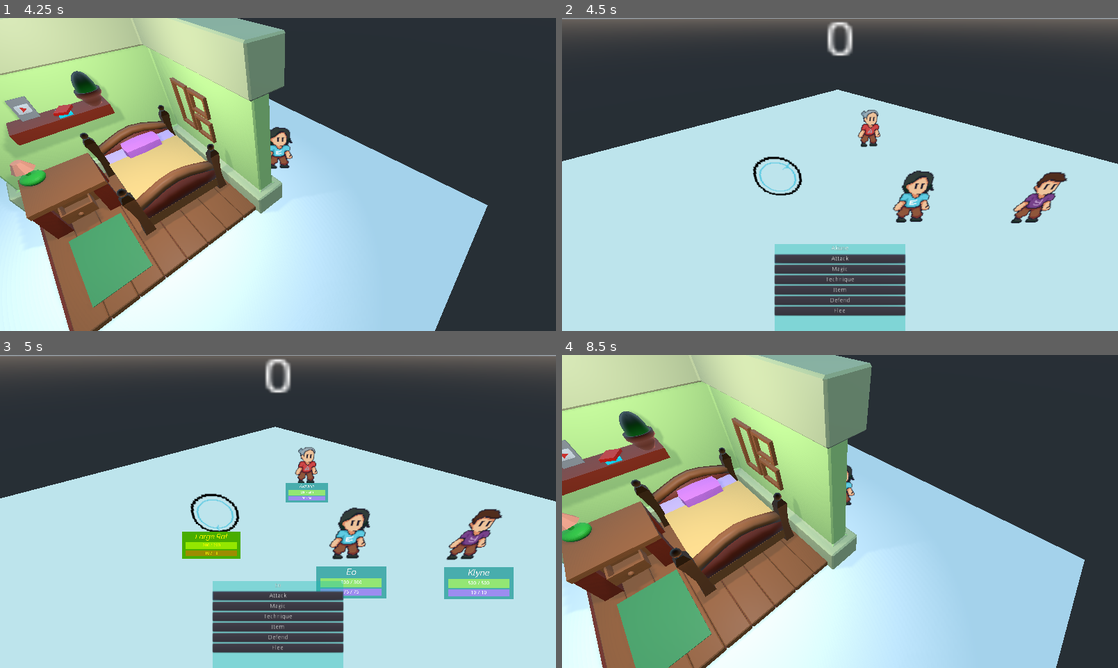
Above: before the commit, frames 1-4 (two rows, left to right).
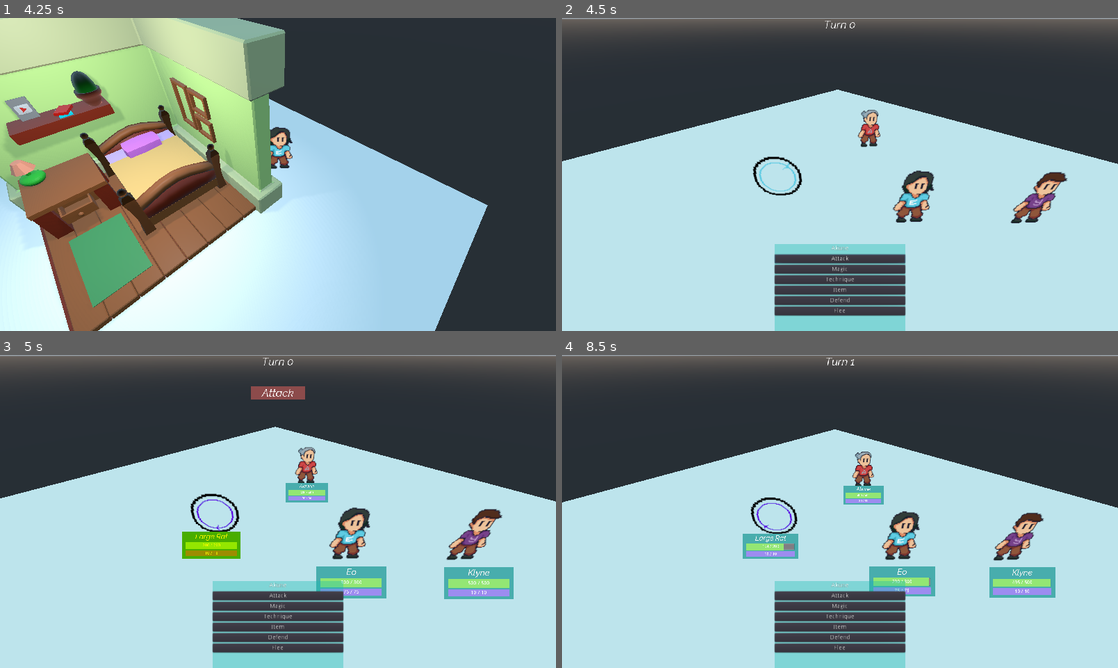
Above: after the commit, the same moments.

Repository: avsecam/aob
Game: Godot game, scene res://Scenes/Main.tscn
The game is run twice, just before and just after one commit, with the same random seed, the same clock (stepped at 60 frames per second) and the same inputs.
Inputs (mouse positions are in pixels of both pictures, inside the frame that each line leads up to):
- Up to frame 1 (4.25 s): tap Enter (ui_accept) at 0.5, 0.77, 0.8, 1.07, 1.35, 1.52, 1.82, 2.3, 3.02, 3.32, 3.6, 3.77, 4.07 s; hold Right (ui_right) 0.53-1.28 s; hold Shift (sprint) 0.53-1.28 s; hold Down (ui_down) 1.28-2.03 s; tap Shift (sprint) at 1.55, 2.85 s; hold Right (ui_right) 2.03-2.78 s; hold Shift (sprint) 2.03-2.78 s; hold Up (ui_up) 2.78-3.53 s; hold Left (ui_left) from 3.53 s (still down)
- Up to frame 2 (4.5 s): keep holding Left (ui_left); tap Shift (sprint) at 4.35 s
- Up to frame 3 (5 s): keep holding Left (ui_left); tap Enter (ui_accept) at 4.52, 4.82 s
- Up to frame 4 (8.5 s): release Left (ui_left) at 5 s; click "Attack" at 5 s; hold Down (ui_down) 5.78-6.5 s; hold Shift (sprint) 5.78-6.5 s; tap Enter (ui_accept) at 6.05, 7.35, 7.52, 7.82, 8.27, 8.3 s; click (940, 605) at 6.5 s, where only the run before the commit has a clickable "Fireball"; hold Right (ui_right) 7.28-8.03 s; tap Shift (sprint) at 7.55 s; hold Up (ui_up) from 8.03 s (still down); hold Shift (sprint) from 8.03 s (still down)

Frame 1 is identical in both runs. In frame 2, 0.4% of the frame differs, in the area x 47-53%, y 0-13%; in frame 3, 0.9%; in frame 4, 79%, in the area x 0-100%, y 0-100%.

Commit message:
Add simple targetting for enemy

Diff:
--- a/Scenes/Magic/Magic.gd
+++ b/Scenes/AutoLoad/Action/Magic.gd
@@ -1,11 +1,10 @@
 extends Node
-class_name Magics
 
 
 var fireball: Dictionary = {
 	"name": "Fireball",
 	"offensive": true,
-	"targetType": GameData.TargetType.GROUP,
+	"targetType": GameData.TargetType.SINGLE,
 	"damageType": GameData.DamageType.FIRE,
 	"damageMultiplier": 1
 }
--- /dev/null
+++ b/Scenes/AutoLoad/Action/Technique.gd
@@ -0,0 +1,15 @@
+extends Node
+
+
+var scratch: Dictionary = {
+	"name": "Scratch",
+	"offensive": true,
+	"targetType": GameData.TargetType.SINGLE,
+	"damageType": GameData.DamageType.PHYSICAL,
+	"damageMultiplier": 1.2
+}
+
+var techniques: Dictionary = {
+	# offensive
+	"scratch": scratch
+}
--- a/Scenes/Battle/Battle.gd
+++ b/Scenes/Battle/Battle.gd
@@ -4,7 +4,8 @@
 onready var heroPositions: Array = $Heroes.get_children()
 onready var enemyPositions: Array = $Enemies.get_children()
 onready var gui: Control = $CombatGUI
-onready var turnNumber: Label = $TurnNumber
+onready var turnNumberLabel: Label = $CombatGUI/TurnNumber
+onready var actionNameLabel: Label = $CombatGUI/ActionName
 onready var combatOptions: CombatOptions = $CombatGUI/CombatOptions
 
 var characterPositions: Array # Contains enemyPositions + heroPositions
@@ -25,6 +26,7 @@
 	PlayerData.inBattle = true
 
 	_add_participants()
+	_send_characterInfo_to_enemies()
 	_set_turn_order()
 	_set_combat_options()
 	_set_character_signals()
@@ -35,18 +37,24 @@
 	_set_suboptions_signals()
 
 
-func _enter_target_select(info: Dictionary):
+func _enter_target_select(info: Dictionary, selectedTargets: Array = []):
 	actionInfo = info
 	combatOptions.attackButton.release_focus()
 
-	match(actionInfo["targetType"]):
-		GameData.TargetType.SINGLE:
-			targets.append(characterPositions[0])
-		GameData.TargetType.GROUP:
-			if actionInfo["offensive"]:
-				targets.append_array(enemyPositions)
-			else:
-				targets.append_array(heroPositions)
+	if selectedTargets != []:
+		targets = selectedTargets
+		_confirm_action()
+	else:
+		match(actionInfo["targetType"]):
+			GameData.TargetType.SINGLE:
+				targets.append(characterPositions[0])
+			GameData.TargetType.GROUP:
+				if actionInfo["offensive"]:
+					targets.append_array(enemyPositions)
+				else:
+					targets.append_array(heroPositions)
+			GameData.TargetType.ALL:
+				targets.append_array(characterPositions)
 
 	_refresh_target_selection()
 	inTargetSelect = true
@@ -90,17 +98,28 @@
 		target.get_child(0).isSelected = true
 
 
-func _confirm_action(target: Spatial):
-	target.get_child(0).affect(actionInfo)
+func _confirm_action():
+	actionNameLabel.text = actionInfo["name"]
+	actionNameLabel.visible = true
+
+	for target in targets:
+		target.get_child(0).affect(actionInfo)
+
 	combatOptions.subContainer.visible = false
 	combatOptions.clear_sub_container()
+	yield(get_tree().create_timer(0.7),"timeout")
+	actionNameLabel.text = ""
+	actionNameLabel.visible = false
+	_exit_target_select()
+	yield(get_tree().create_timer(0.1),"timeout")
+	_next_turn()
 
 
 func _add_participants():
 	var combatCharacter: Spatial
 	var heroes: Array = PlayerData.activeHeroes
 	var enemies: Array = EncounterHandler.enemies
-	var newEnemy: Enemy
+	var newEnemy: Enemy # remove in the future
 	var i: int = 0
 	while i < heroes.size():
 		combatCharacter = load("res://Scenes/Battle/CombatCharacter.tscn").instance()
@@ -115,7 +134,6 @@
 	while i < enemies.size():
 		combatCharacter = load("res://Scenes/Battle/CombatCharacter.tscn").instance()
 		newEnemy = load(enemies[i]).instance()
-		print(newEnemy.name)
 		combatCharacter.add_child(newEnemy)
 		combatCharacter.character = newEnemy
 		enemyPositions[i].add_child(combatCharacter)
@@ -134,14 +152,23 @@
 	characterPositions = enemyPositions + heroPositions
 
 
+# send all combatants to enemies for targeting
+func _send_characterInfo_to_enemies():
+	var characterInfo: Array
+	for character in characterPositions:
+		characterInfo.append([character, character.get_child(0).characterStats])
+	for enemy in enemyPositions:
+		enemy.get_child(0).character.characterInfo = characterInfo
+		enemy.get_child(0).character.set_characterInfo()
+
+
 # Call at start and when turnOrder is empty (AKA turn order finished)
 func _set_turn_order():
 	turns += 1
-	turnNumber.text = String(turns)
+	turnNumberLabel.text = "Turn %s" % turns
 	turnOrder = []
-	for character in heroPositions + enemyPositions:
+	for character in characterPositions:
 		turnOrder.append(character)
-	turnOrder.pop_back()
 	turnOrder.sort_custom(SortBySpeed, "_sort_speed")
 	currentCharacterPosition = turnOrder[0]
 
@@ -156,6 +183,8 @@
 		currentCharacterPosition = turnOrder[0]
 	_set_options_signals()
 	_set_combat_options()
+	if !currentCharacterPosition.get_child(0).isHero:
+		currentCharacterPosition.get_child(0).action()
 
 
 # Show combat options or not
@@ -182,44 +211,33 @@
 
 # set/unset signals for ATTACK, DEFEND, FLEE
 func _set_options_signals():
-	combatOptions.attackButton.connect("pressed", currentCharacterPosition.get_child(0), "attack")
+	var character = currentCharacterPosition.get_child(0)
+	combatOptions.attackButton.connect("pressed", character, "action", [combatOptions.attackButton])
 	combatOptions.defendButton
 	combatOptions.fleeButton.connect("pressed", self, "_exit_battle")
 
-	currentCharacterPosition.get_child(0).connect("attack", self, "_enter_target_select")
-	currentCharacterPosition.get_child(0).connect("magic", self, "_enter_target_select")
+	if character.isHero:
+		character.connect("attackReadied", self, "_enter_target_select")
+		character.connect("magicReadied", self, "_enter_target_select")
+	else:
+		character.connect("attackReadied", self, "_enter_target_select")
+		character.connect("magicReadied", self, "_enter_target_select")
 func _unset_options_signals():
-	combatOptions.attackButton.disconnect("pressed", currentCharacterPosition.get_child(0), "attack")
+	combatOptions.attackButton.disconnect("pressed", currentCharacterPosition.get_child(0), "action")
 	combatOptions.defendButton
 	combatOptions.fleeButton.disconnect("pressed", self, "_exit_battle")
 
-	currentCharacterPosition.get_child(0).disconnect("attack", self, "_enter_target_select")
-	currentCharacterPosition.get_child(0).disconnect("magic", self, "_enter_target_select")
-
-
-# set/unset signals for MAGICS and TECHNIQUES
+	currentCharacterPosition.get_child(0).disconnect("attackReadied", self, "_enter_target_select")
+	currentCharacterPosition.get_child(0).disconnect("magicReadied", self, "_enter_target_select")
+
+
+# set/unset signals for MAGICS, TECHNIQUES, and ITEMS
 func _set_suboptions_signals():
-	var character = currentCharacterPosition.get_child(0)
-	if combatOptions.currentSubContainer == combatOptions.magicButton:
-		for button in combatOptions.subContainerButtons:
-			button.connect("pressed", character, "magic", [button.text.to_lower()])
-	elif combatOptions.currentSubContainer == combatOptions.techniqueButton:
-		for button in combatOptions.subContainerButtons:
-			button.connect("pressed", character, "technique", [button.text.to_lower()])
-	elif combatOptions.currentSubContainer == combatOptions.itemButton:
-		for button in combatOptions.subContainerButtons:
-			button.connect("pressed", character, "item", [button.text.to_lower()])
+	for button in combatOptions.subContainerButtons:
+		button.connect("pressed", currentCharacterPosition.get_child(0), "action", [button, combatOptions.currentSubContainer.text])
 func _unset_suboptions_signals():
-	var character = currentCharacterPosition.get_child(0)
-	if combatOptions.currentSubContainer == combatOptions.magicButton:
-		for button in combatOptions.subContainerButtons:
-			button.disconnect("pressed", character, "magic")
-	elif combatOptions.currentSubContainer == combatOptions.techniqueButton:
-		for button in combatOptions.subContainerButtons:
-			button.disconnect("pressed", character, "technique")
-	elif combatOptions.currentSubContainer == combatOptions.itemButton:
-		for button in combatOptions.subContainerButtons:
-			button.disconnect("pressed", character, "item")
+	for button in combatOptions.subContainerButtons:
+		button.disconnect("pressed", currentCharacterPosition.get_child(0), "action")
 
 
 func _refresh_heroPositions():
@@ -255,10 +273,7 @@
 
 		# Confirming target
 		if Input.is_action_just_pressed("ui_accept"):
-			for target in targets:
-				_confirm_action(target)
-			_exit_target_select()
-			_next_turn()
+			_confirm_action()
 
 		# Cancel
 		elif Input.is_action_just_pressed("ui_cancel"):
--- a/Scenes/Battle/Battle.tscn
+++ b/Scenes/Battle/Battle.tscn
@@ -1,8 +1,9 @@
-[gd_scene load_steps=6 format=2]
+[gd_scene load_steps=7 format=2]
 
 [ext_resource path="res://Scenes/Battle/Battle.gd" type="Script" id=1]
 [ext_resource path="res://Scenes/Battle/CombatOptions.tscn" type="PackedScene" id=2]
 [ext_resource path="res://Scenes/Battle/BattleCamera.tscn" type="PackedScene" id=3]
+[ext_resource path="res://Assets/TitleFont.tres" type="DynamicFont" id=4]
 
 [sub_resource type="BoxShape" id=1]
 extents = Vector3( 30, 1, 30 )
@@ -34,63 +35,101 @@
 [node name="Heroes" type="Spatial" parent="."]
 transform = Transform( 1, 0, 0, 0, 1, 0, 0, 0, 1, 10.3045, 0, -0.122766 )
 
-[node name="Hero1" type="Position3D" parent="Heroes"]
+[node name="Hero1" type="Position3D" parent="Heroes" groups=[
+"HeroPositions",
+]]
 transform = Transform( 1, 0, 0, 0, 1, 0, 0, 0, 1, 1.7361, 0, 2.09251 )
 
-[node name="Hero2" type="Position3D" parent="Heroes"]
+[node name="Hero2" type="Position3D" parent="Heroes" groups=[
+"HeroPositions",
+]]
 transform = Transform( 1, 0, 0, 0, 1, 0, 0, 0, 1, -10.6087, 0, -7.15624 )
 
-[node name="Hero3" type="Position3D" parent="Heroes"]
+[node name="Hero3" type="Position3D" parent="Heroes" groups=[
+"HeroPositions",
+]]
 transform = Transform( 1, 0, 0, 0, 1, 0, 0, 0, 1, 9.48861, 0, -5.54119 )
 
-[node name="Hero4" type="Position3D" parent="Heroes"]
+[node name="Hero4" type="Position3D" parent="Heroes" groups=[
+"HeroPositions",
+]]
 transform = Transform( 1, 0, 0, 0, 1, 0, 0, 0, 1, 0.661413, -1.90735e-06, -15.1953 )
 
 [node name="Enemies" type="Spatial" parent="."]
 transform = Transform( 1, 0, 0, 0, 1, 0, 0, 0, 1, 0.179176, -1.90735e-06, 9.27264 )
 
-[node name="Enemy1" type="Position3D" parent="Enemies"]
+[node name="Enemy1" type="Position3D" parent="Enemies" groups=[
+"EnemyPositions",
+]]
 transform = Transform( 1, 0, 0, 0, 1, 0, 0, 0, 1, -0.643766, -1.90735e-06, -1.25651 )
 
-[node name="Enemy2" type="Position3D" parent="Enemies"]
+[node name="Enemy2" type="Position3D" parent="Enemies" groups=[
+"EnemyPositions",
+]]
 transform = Transform( 1, 0, 0, 0, 1, 0, 0, 0, 1, -15.389, 0, 9.6223 )
 
-[node name="Enemy3" type="Position3D" parent="Enemies"]
+[node name="Enemy3" type="Position3D" parent="Enemies" groups=[
+"EnemyPositions",
+]]
 transform = Transform( 1, 0, 0, 0, 1, 0, 0, 0, 1, -14.8922, 1.90735e-06, -1.25014 )
 
-[node name="Enemy4" type="Position3D" parent="Enemies"]
+[node name="Enemy4" type="Position3D" parent="Enemies" groups=[
+"EnemyPositions",
+]]
 transform = Transform( 1, 0, 0, 0, 1, 0, 0, 0, 1, -0.761061, 0, 8.86215 )
 
 [node name="BattleCamera" parent="." instance=ExtResource( 3 )]
 
-[node name="TurnNumber" type="Label" parent="."]
+[node name="CombatGUI" type="Control" parent="."]
 anchor_right = 1.0
-margin_right = -1152.0
-margin_bottom = 14.0
-grow_horizontal = 2
-grow_vertical = 2
-rect_scale = Vector2( 10, 8 )
-text = "asdasdasd"
-align = 1
+anchor_bottom = 1.0
 __meta__ = {
 "_edit_lock_": true,
 "_edit_use_anchors_": false
 }
 
-[node name="CombatGUI" type="Control" parent="."]
-anchor_top = 1.0
+[node name="TurnNumber" type="Label" parent="CombatGUI"]
 anchor_right = 1.0
-anchor_bottom = 1.0
-margin_top = -200.0
+margin_bottom = 30.0
+grow_horizontal = 2
+grow_vertical = 2
+custom_fonts/font = ExtResource( 4 )
+text = "Turn -1"
+align = 1
 __meta__ = {
-"_edit_group_": true,
-"_edit_lock_": true,
 "_edit_use_anchors_": false
 }
 
+[node name="ActionName" type="Label" parent="CombatGUI"]
+visible = false
+anchor_right = 1.0
+margin_top = 71.7345
+margin_bottom = 101.734
+grow_horizontal = 2
+grow_vertical = 2
+custom_fonts/font = ExtResource( 4 )
+text = "Action"
+align = 1
+__meta__ = {
+"_edit_use_anchors_": false
+}
+
+[node name="ColorRect" type="ColorRect" parent="CombatGUI/ActionName"]
+show_behind_parent = true
+anchor_left = 0.451562
+anchor_right = 0.549219
+anchor_bottom = 1.0
+color = Color( 0.552941, 0.298039, 0.298039, 1 )
+__meta__ = {
+"_edit_use_anchors_": true
+}
+
 [node name="CombatOptions" parent="CombatGUI" instance=ExtResource( 2 )]
-anchor_right = 0.0
-anchor_bottom = 0.0
-margin_left = 490.0
-margin_right = 790.0
-margin_bottom = 200.0
+anchor_left = 0.5
+anchor_top = 1.0
+anchor_right = 0.5
+anchor_bottom = 1.0
+margin_left = -150.0
+margin_top = -200.0
+margin_right = 150.0
+margin_bottom = 0.0
--- a/Scenes/Battle/CombatCharacter.gd
+++ b/Scenes/Battle/CombatCharacter.gd
@@ -2,8 +2,9 @@
 class_name CombatCharacter
 
 
-signal attack(info)
-signal magic(info)
+signal attackReadied(info)
+signal magicReadied(info)
+signal techniqueReadied(info)
 signal damaged()
 signal downed()
 
@@ -29,6 +30,8 @@
 	_update_health_bar()
 	_update_resource_bar()
 
+	if !isHero:
+		character.connect("actionReadied", self, "_on_enemy_readied")
 
 func _physics_process(_delta):
 	if isSelected:
@@ -47,44 +50,65 @@
 	resourceBar.get_node("Label").text = "%d / %d" % [characterStats.currentResource, characterStats.maxResource]
 
 
-func attack():
-	print("%s is attacking..." % characterStats.characterName)
+# contains readying attack, magic, technique, and item
+func action(action: Button = Button.new(), category: String = ""):
+	if !isHero:
+		character.action()
+		return
+
 	var actionInfo: Dictionary = {
-		"source": character,
-		"offensive": true,
-		"targetType": GameData.TargetType.SINGLE,
-		"damageType": GameData.DamageType.PHYSICAL,
-		"damage": characterStats.attackPhys
+		"source": character
 	}
-	emit_signal("attack", actionInfo)
+
+	if action.text.to_lower() == "attack": # Attack
+		print("%s is attacking..." % characterStats.characterName)
+		actionInfo["name"] = "Attack"
+		actionInfo["offensive"] = true
+		actionInfo["targetType"] = GameData.TargetType.SINGLE
+		actionInfo["damageType"] = GameData.DamageType.PHYSICAL
+		actionInfo["damage"] = characterStats.attackPhys
+		emit_signal("attackReadied", actionInfo)
+
+	else:
+		var actionInfoRaw: Dictionary
+		match(category.to_lower()):
+			"magic":
+				print("%s is casting %s..." % [characterStats.characterName, action.text])
+				actionInfoRaw = Magic.magics[action.text.to_lower()]
+				actionInfo["damage"] = characterStats.attackElem * actionInfoRaw["damageMultiplier"]
+
+			"technique":
+				print("%s is readying %s..." % [characterStats.characterName, action.text])
+				actionInfoRaw = Technique.techniques[action.text.to_lower()]
+				actionInfo["damage"] = characterStats.attackPhys * actionInfoRaw["damageMultiplier"]
+
+		actionInfo["name"] = actionInfoRaw["name"]
+		actionInfo["offensive"] = actionInfoRaw["offensive"]
+		actionInfo["targetType"] = actionInfoRaw["targetType"]
+		actionInfo["damageType"] = actionInfoRaw["damageType"]
+
+		match(category.to_lower()):
+			"magic": emit_signal("magicReadied", actionInfo)
+			"technique": emit_signal("techniqueReadied", actionInfo)
 
 
-func magic(spell: String):
-	print("%s is casting %s..." % [characterStats.characterName, spell])
-	var actionInfoRaw: Dictionary = Magic.magics[spell.to_lower()]
-	var actionInfo: Dictionary = {
-		"source": character,
-		"offensive": actionInfoRaw["offensive"],
-		"targetType": actionInfoRaw["targetType"],
-		"damageType": actionInfoRaw["damageType"],
-		"damage": characterStats.attackElem *  actionInfoRaw["damageMultiplier"]
-	}
-	emit_signal("magic", actionInfo)
-
-
-func technique():
-	pass
-func item():
-	pass
+func _on_enemy_readied(actionType: int, actionInfo: Dictionary, selectedTargets: Array):
+	match(actionType):
+		GameData.ActionType.ATTACK:
+			emit_signal("attackReadied", actionInfo, selectedTargets)
+		GameData.ActionType.MAGIC:
+			emit_signal("magicReadied", actionInfo, selectedTargets)
+		GameData.ActionType.TECHNIQUE:
+			emit_signal("techniqueReadied", actionInfo, selectedTargets)
 
 
 func affect(actionInfo: Dictionary):
 	# check if physical or elemental damage
 	var finalDamage: int
 	if actionInfo["damageType"] == GameData.DamageType.PHYSICAL:
-		finalDamage = max(actionInfo["damage"] - (characterStats.defensePhys * 0.5), 1)
+		finalDamage = int(max(actionInfo["damage"] - (characterStats.defensePhys * 0.5), 1))
 	else:
-		finalDamage = max(actionInfo["damage"] - (characterStats.defenseElem * 0.5), 1)
+		finalDamage = int(max(actionInfo["damage"] - (characterStats.defenseElem * 0.5), 1))
 
 	emit_signal("damaged")
 	if characterStats.currentHealth - finalDamage <= 0:
--- a/Scenes/Character/CharacterStats.gd
+++ b/Scenes/Character/CharacterStats.gd
@@ -17,9 +17,6 @@
 export var evasion: int # dodge
 export var critMultiplier: float
 export var critChance: float
-export var xp: int
-export var weaknesses: Array
-export var resistances: Array
 
 # Both are arrays of strings
 export var magics: Array
--- a/Scenes/Character/Enemy/Enemy.gd
+++ b/Scenes/Character/Enemy/Enemy.gd
@@ -1,7 +1,141 @@
 extends "res://Scenes/Character/Character.gd"
 class_name Enemy
+
+
+signal actionReadied(actionType, actionInfo, selectedTargets)
+
+var characterInfo: Array # contains all combatant stats for targeting
+var heroInfo: Array
+var enemyInfo: Array
+var attackChance: float = 1
+var magicChance: float = 0.5
+var techniqueChance: float = 0.5
+#var itemChance: float = 0.3
+var actionTypeChances: Array = [
+	[GameData.ActionType.ATTACK, attackChance],
+	[GameData.ActionType.MAGIC, magicChance],
+	[GameData.ActionType.TECHNIQUE, techniqueChance]
+]
+
+var actionType: int
+var subAction: String # name of specific magic, technique, or item
 
 
 func _ready():
 	characterStats = load("%s%s.tres" % [GameData.enemyFolderPath, name])
 	characterStats.ready()
+
+	characterStats.techniques = [ # [name, weight]
+		["scratch", 0.5]
+	]
+
+	# clear chances if corresponding array is empty
+	if characterStats.magics == []:
+		actionTypeChances.erase([GameData.ActionType.MAGIC, magicChance])
+	if characterStats.techniques == []:
+		actionTypeChances.erase([GameData.ActionType.TECHNIQUE, techniqueChance])
+
+
+# contains readying attack, magic, technique, and item
+func action():
+	_choose_action()
+
+	var actionInfo: Dictionary = {
+		"source": self
+	}
+	var selectedTargets: Array
+
+	if actionType == GameData.ActionType.ATTACK: # Attack
+		print("%s is attacking..." % characterStats.characterName)
+		actionInfo["name"] = "Attack"
+		actionInfo["offensive"] = true
+		actionInfo["targetType"] = GameData.TargetType.SINGLE
+		actionInfo["damageType"] = GameData.DamageType.PHYSICAL
+		actionInfo["damage"] = characterStats.attackPhys
+		selectedTargets = _choose_target(actionInfo["targetType"])
+		emit_signal("actionReadied", actionType, actionInfo, selectedTargets)
+
+	else:
+		var category: int = actionType
+		var actionInfoRaw: Dictionary
+		match(category):
+			GameData.ActionType.MAGIC:
+				print("%s is casting %s..." % [characterStats.characterName, subAction])
+				actionInfoRaw = Magic.magics[subAction.to_lower()]
+				actionInfo["damage"] = characterStats.attackElem * actionInfoRaw["damageMultiplier"]
+			GameData.ActionType.TECHNIQUE:
+				print("%s is readying %s..." % [characterStats.characterName, subAction])
+				actionInfoRaw = Technique.techniques[subAction.to_lower()]
+				actionInfo["damage"] = characterStats.attackPhys * actionInfoRaw["damageMultiplier"]
+
+		actionInfo["name"] = actionInfoRaw["name"]
+		actionInfo["offensive"] = actionInfoRaw["offensive"]
+		actionInfo["targetType"] = actionInfoRaw["targetType"]
+		actionInfo["damageType"] = actionInfoRaw["damageType"]
+
+		match(category):
+			GameData.ActionType.MAGIC: emit_signal("actionReadied", actionType, actionInfo, selectedTargets)
+
+
+# choose what action to do
+func _choose_action():
+	# choose ActionType first
+	actionType = actionTypeChances[_rng_weighted(actionTypeChances)][0]
+
+	if actionType == GameData.ActionType.ATTACK:
+		return
+
+	# choose action if magic / technique
+	match(actionType):
+		GameData.ActionType.MAGIC:
+			subAction = characterStats.magics[_rng_weighted(characterStats.magics)][0]
+		GameData.ActionType.TECHNIQUE:
+			subAction = characterStats.techniques[_rng_weighted(characterStats.techniques)][0]
+
+
+# takes in an array of pairs: name and chance
+# returns the index of the selected pair
+func _rng_weighted(array: Array) -> int:
+	var rng: RandomNumberGenerator = RandomNumberGenerator.new()
+	var randomNumber: float
+	var weightSum: float = 0
+	var returnIndex: int = 0 # index of selected chance
+
+	for pair in array:
+		weightSum += pair[1]
+
+	rng.randomize()
+	rng.randf_range(0, weightSum)
+
+	while returnIndex < array.size():
+		if randomNumber < array[returnIndex][1]:
+			break
+		randomNumber -= array[returnIndex][1]
+
+	return returnIndex
+
+
+func _choose_target(targetType: int = GameData.TargetType.SINGLE) -> Array:
+	var selectedTargets: Array
+	match(targetType):
+		GameData.TargetType.SINGLE:
+			var targetIndex: int = randi() % heroInfo.size()
+			selectedTargets.append(heroInfo[targetIndex])
+		GameData.TargetType.GROUP:
+			selectedTargets = heroInfo
+		GameData.TargetType.ALL:
+			selectedTargets = characterInfo
+
+	return selectedTargets
+
+
+func set_characterInfo():
+	# sets the characterPOSITION only
+	for character in characterInfo:
+		if character[0].get_child(0).isHero: heroInfo.append(character[0])
+		else: enemyInfo.append(character[0])
+
+
+func _physics_process(delta):
+	if Input.is_action_just_pressed("sprint"):
+		print(characterInfo)
--- /dev/null
+++ b/Scenes/Character/Enemy/EnemyStats.gd
@@ -0,0 +1,6 @@
+extends "res://Scenes/Character/CharacterStats.gd"
+
+
+export var xpGain: int
+export var weaknesses: Array
+export var resistances: Array
--- a/Scenes/Character/Enemy/LargeRat.gd
+++ b/Scenes/Character/Enemy/LargeRat.gd
@@ -1,7 +1 @@
 extends "res://Scenes/Character/Enemy/Enemy.gd"
-
-
-var actions: Array = [
-	"Attack",
-	"Scratch"
-]
--- a/Scenes/Character/Enemy/LargeRat.tres
+++ b/Scenes/Character/Enemy/LargeRat.tres
@@ -13,12 +13,9 @@
 defensePhys = 15
 defenseElem = 15
 resilience = 10
-speed = 30
+speed = 25
 evasion = 0
 critMultiplier = 1.2
 critChance = 0.5
-xp = 0
-weaknesses = [  ]
-resistances = [  ]
 magics = [  ]
 techniques = [  ]
--- a/Scenes/Character/Hero/Akune.tres
+++ b/Scenes/Character/Hero/Akune.tres
@@ -1,6 +1,6 @@
 [gd_resource type="Resource" load_steps=2 format=2]
 
-[ext_resource path="res://Scenes/Character/CharacterStats.gd" type="Script" id=1]
+[ext_resource path="res://Scenes/Character/Hero/HeroStats.gd" type="Script" id=1]
 
 [resource]
 script = ExtResource( 1 )
@@ -14,10 +14,9 @@
 defenseElem = 25
 resilience = 15
 speed = 30
-evasion = 0
+evasion = 20
 critMultiplier = 1.5
 critChance = 0.5
-xp = 0
-weaknesses = [  ]
 magics = [  ]
 techniques = [  ]
+xp = 0
--- a/Scenes/Character/Hero/Elena.tres
+++ b/Scenes/Character/Hero/Elena.tres
@@ -1,6 +1,6 @@
 [gd_resource type="Resource" load_steps=2 format=2]
 
-[ext_resource path="res://Scenes/Character/CharacterStats.gd" type="Script" id=1]
+[ext_resource path="res://Scenes/Character/Hero/HeroStats.gd" type="Script" id=1]
 
 [resource]
 script = ExtResource( 1 )
@@ -14,5 +14,9 @@
 defenseElem = 25
 resilience = 20
 speed = 15
+evasion = 15
 critMultiplier = 1.35
 critChance = 0.4
+magics = [  ]
+techniques = [  ]
+xp = 0
--- a/Scenes/Character/Hero/Eo.tres
+++ b/Scenes/Character/Hero/Eo.tres
@@ -1,6 +1,6 @@
 [gd_resource type="Resource" load_steps=2 format=2]
 
-[ext_resource path="res://Scenes/Character/CharacterStats.gd" type="Script" id=1]
+[ext_resource path="res://Scenes/Character/Hero/HeroStats.gd" type="Script" id=1]
 
 [resource]
 script = ExtResource( 1 )
@@ -14,10 +14,9 @@
 defenseElem = 25
 resilience = 15
 speed = 20
-evasion = 0
+evasion = 15
 critMultiplier = 1.1
 critChance = 0.2
-xp = 0
-weaknesses = [  ]
 magics = [  ]
 techniques = [  ]
+xp = 0
--- /dev/null
+++ b/Scenes/Character/Hero/HeroStats.gd
@@ -0,0 +1,4 @@
+extends "res://Scenes/Character/CharacterStats.gd"
+
+
+export var xp: int
--- a/Scenes/Character/Hero/Klyne.tres
+++ b/Scenes/Character/Hero/Klyne.tres
@@ -1,6 +1,6 @@
 [gd_resource type="Resource" load_steps=2 format=2]
 
-[ext_resource path="res://Scenes/Character/CharacterStats.gd" type="Script" id=1]
+[ext_resource path="res://Scenes/Character/Hero/HeroStats.gd" type="Script" id=1]
 
 [resource]
 script = ExtResource( 1 )
@@ -14,5 +14,9 @@
 defenseElem = 30
 resilience = 20
 speed = 15
+evasion = 20
 critMultiplier = 1.1
 critChance = 0.2
+magics = [  ]
+techniques = [  ]
+xp = 0
--- a/project.godot
+++ b/project.godot
@@ -33,19 +33,13 @@
 "class": "Hero",
 "language": "GDScript",
 "path": "res://Scenes/Character/Hero/Hero.gd"
-}, {
-"base": "Node",
-"class": "Magics",
-"language": "GDScript",
-"path": "res://Scenes/Magic/Magic.gd"
 } ]
 _global_script_class_icons={
 "CharacterStats": "",
 "CombatCharacter": "",
 "CombatOptions": "",
 "Enemy": "",
-"Hero": "",
-"Magics": ""
+"Hero": ""
 }
 
 [application]
@@ -59,7 +53,8 @@
 GameData="*res://Scenes/AutoLoad/GameData.gd"
 PlayerData="*res://Scenes/AutoLoad/PlayerData.gd"
 EncounterHandler="*res://Scenes/AutoLoad/EncounterHandler.gd"
-Magic="*res://Scenes/Magic/Magic.gd"
+Technique="*res://Scenes/AutoLoad/Action/Technique.gd"
+Magic="*res://Scenes/AutoLoad/Action/Magic.gd"
 
 [display]
 
